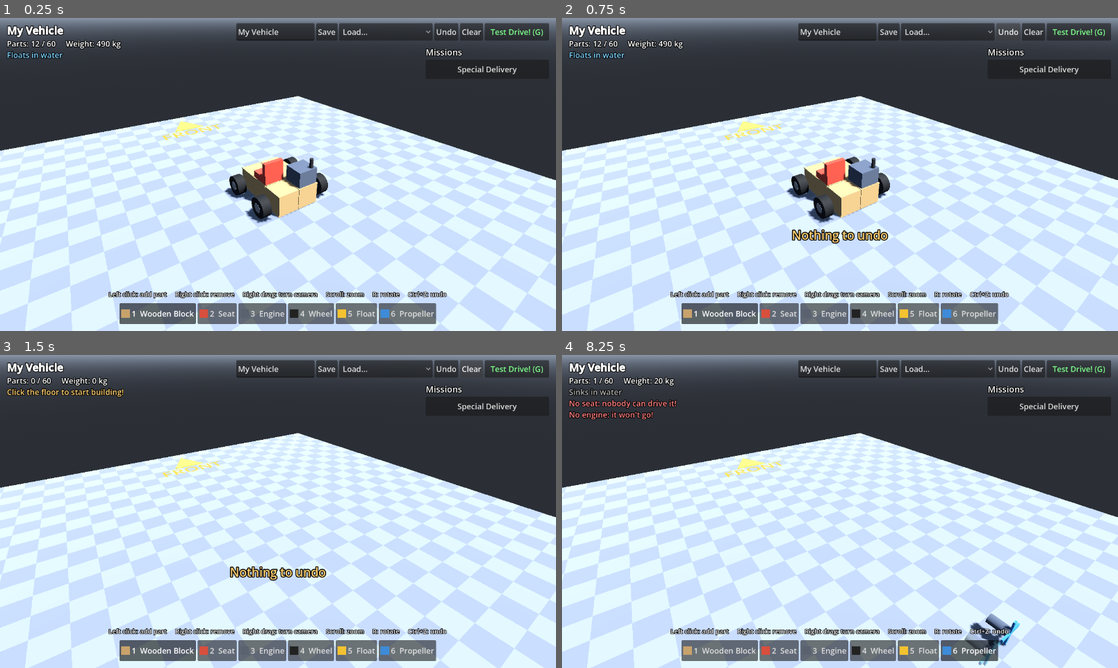
Above: before the commit, frames 1-4 (two rows, left to right).
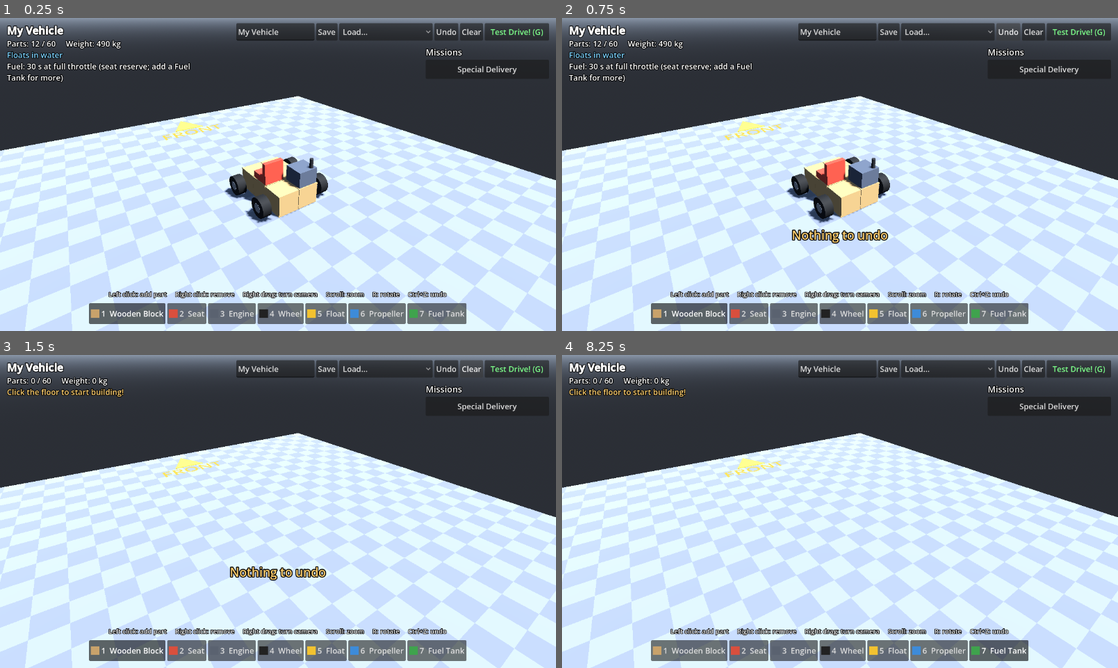
Above: after the commit, the same moments.

Repository: aaronrsiphone/Bodgeworks
Game: Godot game, scene res://garage/garage.tscn
Two runs of this game, one before a commit and one after it. Both use one fixed random seed, a clock stepped at 60 frames per second and the inputs below.
Inputs (mouse positions are in pixels of both pictures, inside the frame that each line leads up to):
- Up to frame 1 (0.25 s): no input
- Up to frame 2 (0.75 s): click "Undo" at 0.5 s
- Up to frame 3 (1.5 s): click "Clear" at 1.25 s
- Up to frame 4 (8.25 s): click "Test Drive! (G)" at 2 s; click "Special Delivery" at 2.75 s; click "1 Wooden Block" at 3.5 s; click "2 Seat" at 4.25 s; click "3 Engine" at 5 s; click "4 Wheel" at 5.75 s; click "5 Float" at 6.5 s; click "6 Propeller" at 7.25 s; click (1001, 649) at 8 s, where only the run after the commit has a clickable "7 Fuel Tank"

The runs differ from the first frame. In frame 1, 2.4% of the frame differs, in the area x 1-84%, y 14-98%; in frame 2, 2.4%; in frame 3, 1.8%; in frame 4, 3.3%, in the area x 1-84%, y 6-100%.

Commit message:
Add Fuel Tank part and fuel use (#7)
Engines burn fuel_use per second at full throttle, scaled by throttle.
With no fuel left, wheels and propellers stop pushing. Vehicles without
a tank get the seat's 30 s reserve so the starter buggy still works.
HUD fuel gauge (tank vehicles) and out-of-fuel warning; garage shows
'Fuel: N s at full throttle'. New drive_test 'fuel' scenario checks a
tiny-reserve buggy runs dry on time while a tank buggy keeps going.

Co-Authored-By: Claude Opus 5.5 <noreply@anthropic.com>
Claude-Session: https://claude.ai/code/session_01Wif9k2hoLBKFZPh5BDYLBJ

Diff:
--- a/data/parts.json
+++ b/data/parts.json
@@ -1,5 +1,5 @@
 {
-  "_comment": "The part catalog. Every part the game knows a …(247 unchanged characters)… eeps out of the water (0.2 = a fifth). Add a new part by copying one and changing the numbers.",
+  "_comment": "The part catalog. Every part the game knows a …(247 unchanged characters)… eeps out of the water (0.2 = a fifth). An engine's fuel_use is how much fuel it burns per second at full throttle. A fuel tank's capacity is how much fuel it holds. The seat's reserve_fuel is a little can under the seat, used only when the vehicle has no fuel tank at all. Add a new part by copying one and changing the numbers.",
 
   "block": {
     "name": "Wooden Block",
@@ -12,14 +12,14 @@
     "mass": 30,
     "buoyancy": 40,
     "color": "#d94f3d",
-    "seat": {}
+    "seat": { "reserve_fuel": 30 }
   },
   "engine": {
     "name": "Engine",
     "mass": 80,
     "buoyancy": 30,
     "color": "#5a6270",
-    "engine": { "force": 6000, "top_speed": 25 }
+    "engine": { "force": 6000, "top_speed": 25, "fuel_use": 1 }
   },
   "wheel": {
     "name": "Wheel",
@@ -40,5 +40,12 @@
     "buoyancy": 10,
     "color": "#3d8bd9",
     "thrust": { "force": 2500, "steer": 30, "air": 0.2 }
+  },
+  "fuel_tank": {
+    "name": "Fuel Tank",
+    "mass": 40,
+    "buoyancy": 60,
+    "color": "#3fa34d",
+    "fuel": { "capacity": 30 }
   }
 }
--- a/garage/garage.gd
+++ b/garage/garage.gd
@@ -296,9 +296,11 @@
 	var mass := 0.0
 	var buoyancy := 0.0
 	var count := {}
+	var defs := []
 	for cell in parts:
 		var id: String = parts[cell].part
 		var def := PartCatalog.get_part(id)
+		defs.append(def)
 		mass += float(def.get("mass", 0))
 		buoyancy += float(def.get("buoyancy", 0))
 		for behaviour in ["seat", "engine", "wheel", "thrust"]:
@@ -316,6 +318,10 @@
 			t += "[color=#ff8080]No seat: nobody can drive it![/color]\n"
 		if not count.has("engine"):
 			t += "[color=#ff8080]No engine: it won't go![/color]\n"
+		var f := Vehicle.fuel_for(defs)
+		var secs := Vehicle.fuel_seconds(f.capacity, f.use)
+		if f.use > 0.0:
+			t += "Fuel: %d s at full throttle%s\n" % [roundi(secs), "" if f.tanks > 0 else " (seat reserve; add a Fuel Tank for more)"]
 		if not count.has("wheel") and not count.has("thrust"):
 			t += "[color=#ff8080]No wheels or propellers: it can't move![/color]\n"
 	_info.text = t
--- /dev/null
+++ b/tests/blueprints/buggy_tank.json
@@ -0,0 +1,13 @@
+{
+  "_comment": "Test-only: the starter buggy with a fuel tank behind the seat.",
+  "name": "Tank Buggy (test)",
+  "parts": [
+    { "part": "block", "pos": [0, 0, 0] }, { "part": "block", "pos": [1, 0, 0] },
+    { "part": "block", "pos": [0, 0, 1] }, { "part": "block", "pos": [1, 0, 1] },
+    { "part": "block", "pos": [0, 0, 2] }, { "part": "block", "pos": [1, 0, 2] },
+    { "part": "seat", "pos": [0, 1, 1] }, { "part": "engine", "pos": [1, 1, 2] },
+    { "part": "fuel_tank", "pos": [0, 1, 2] },
+    { "part": "wheel", "pos": [-1, 0, 0] }, { "part": "wheel", "pos": [2, 0, 0] },
+    { "part": "wheel", "pos": [-1, 0, 2] }, { "part": "wheel", "pos": [2, 0, 2] }
+  ]
+}
--- a/tests/drive_test.gd
+++ b/tests/drive_test.gd
@@ -4,8 +4,8 @@
 ## Run:  godot --headless --path . --script res://tests/drive_test.gd
 ##   or: godot --headless --path . --script res://tests/drive_test.gd -- amphibian pond
 
-const SCENARIOS := ["straight", "turn", "pond", "ramp", "push", "pyramid", "swim"]
-const VEHICLES := ["buggy", "amphibian", "forklift"]
+const SCENARIOS := ["straight", "turn", "pond", "ramp", "push", "pyramid", "swim", "fuel"]
+const VEHICLES := ["buggy", "amphibian", "forklift", "buggy_tank"]
 const FRAMES := 600
 
 var main: Node
@@ -21,6 +21,10 @@
 var crate_closest_ahead := INF # ...and how close (negative = behind the vehicle)
 var crate_worst_side := 0.0 # ...and how far off to the side
 var failures := 0
+const FUEL_RESERVE := 2.0 # "fuel" scenario: a tiny seat reserve, so a tankless buggy runs dry fast
+var fuel_start := 0.0
+var fuel_out_at := -1.0 # seconds when the fuel hit zero (-1 = never)
+var top_speed_seen := 0.0
 
 
 func _initialize() -> void:
@@ -38,6 +42,8 @@
 		main.blueprints.assign(["res://data/blueprints/amphibian.json"])
 	if vehicle_arg == "forklift":
 		main.blueprints.assign(["res://tests/blueprints/forklift.json"])
+	if vehicle_arg == "buggy_tank":
+		main.blueprints.assign(["res://tests/blueprints/buggy_tank.json"])
 	root.add_child(main)
 	print("physics engine: ", ProjectSettings.get_setting("physics/3d/physics_engine"))
 
@@ -70,6 +76,11 @@
 		if scenario == "ramp":
 			# Line up on the boat ramp facing into the pond (+x).
 			v.global_transform = Transform3D(Basis(Vector3.UP, -PI / 2), Vector3(15, 1, -10))
+		if scenario == "fuel" and not v.has_tanks:
+			# Shrink the seat's reserve can, so it runs out after FUEL_RESERVE s of full throttle.
+			v.fuel_capacity = FUEL_RESERVE
+			v.fuel = FUEL_RESERVE
+		fuel_start = v.fuel
 		start_pos = v.global_position
 		last_heading = _heading(v)
 	match scenario:
@@ -95,6 +106,11 @@
 		"swim":
 			if frame > 30: Input.action_press("accelerate")
 			if frame > 120: Input.action_press("steer_left")
+		"fuel":
+			if frame > 60: Input.action_press("accelerate")
+			if fuel_out_at < 0.0 and v.fuel <= 0.0:
+				fuel_out_at = frame / 60.0
+			top_speed_seen = maxf(top_speed_seen, v.speed_kmh())
 	min_upright = minf(min_upright, v.global_basis.y.y)
 	if frame > 2:
 		var h := _heading(v)
@@ -113,6 +129,8 @@
 		print("t=%4.1fs pos=(%6.1f %5.2f %6.1f) speed=%5.1f km/h upright=%.2f wheels_down=%d heading=%4.0f" % [
 			frame / 60.0, v.global_position.x, v.global_position.y, v.global_position.z,
 			v.speed_kmh(), up.y, grounded, heading])
+		if scenario == "fuel":
+			print("        fuel=%.2f / %.0f" % [v.fuel, v.fuel_capacity])
 		if crate:
 			print("        crate=(%6.1f %5.2f %6.1f) %.1f m ahead" % [crate.position.x, crate.position.y, crate.position.z, (crate.position - v.global_position).dot(-v.global_basis.z)])
 	if frame == FRAMES:
@@ -142,6 +160,18 @@
 			check(moved >= 60.0, "drove up the boat ramp and on at least 60 m (%.1f m)" % moved)
 		"swim":
 			check(absf(turned) > 60.0, "heading changed by more than 60 deg in the water (%.0f deg)" % turned)
+		"fuel":
+			var speed := v.speed_kmh()
+			if v.has_tanks:
+				check(v.fuel > 0.0, "still has fuel after 9 s of full throttle (%.1f left)" % v.fuel)
+				var burned := fuel_start - v.fuel
+				check(absf(burned - 9.0 * v.fuel_use) < 0.5, "burned about %.1f fuel (%.1f)" % [9.0 * v.fuel_use, burned])
+				check(speed > 30.0, "kept driving to the end (%.0f km/h > 30)" % speed)
+			else:
+				# Throttle goes down at t = 1 s, so the reserve should run dry at 1 + reserve / use.
+				var expected := 1.0 + FUEL_RESERVE / v.fuel_use
+				check(absf(fuel_out_at - expected) < 0.2, "ran out of fuel at about %.1f s (%.2f s)" % [expected, fuel_out_at])
+				check(speed < 0.6 * top_speed_seen, "slowed down once the fuel ran out (%.0f km/h, best %.0f)" % [speed, top_speed_seen])
 		"pond":
 			if vehicle_arg == "amphibian":
 				check(moved >= 10.0, "swam at least 10 m across the pond (%.1f m)" % moved)
--- a/vehicle/vehicle.gd
+++ b/vehicle/vehicle.gd
@@ -10,6 +10,10 @@
 ##   everything -> buoyancy and drag when it is under water
 ## Pushing at the part's position (not the middle) is what makes off-centre
 ## thrust turn you and heavy parts tip you.
+##
+## Fuel: engines burn fuel while you hold the throttle (more throttle = more fuel).
+## When the fuel runs out, wheels and propellers stop pushing. A new vehicle
+## (respawn, mission restart, back to the garage) always starts with a full tank.
 
 const CELL := 1.0 # metres per grid cell
 # Physics layers (named in Project Settings > Layer Names > 3D Physics).
@@ -34,6 +38,10 @@
 var engine_force := 0.0
 var top_speed := 0.0
 var has_seat := false
+var fuel := 0.0 # fuel left
+var fuel_capacity := 0.0 # fuel when full
+var fuel_use := 0.0 # fuel burned per second at full throttle (all engines together)
+var has_tanks := false # false = running on the little reserve under the seat
 
 var _steer_angle := 0.0
 var _spring := 0.0
@@ -98,6 +106,12 @@
 	for p in parts:
 		_add_part(p, com)
 
+	var f := fuel_for(parts.map(func(p): return p.def))
+	fuel_capacity = f.capacity
+	fuel_use = f.use
+	has_tanks = f.tanks > 0
+	fuel = fuel_capacity
+
 	# Self-tuning suspension: soft enough to soak up bumps, stiff enough to carry the weight.
 	if not wheels.is_empty():
 		var travel: float = wheels[0].travel
@@ -165,7 +179,10 @@
 	var forward := -global_basis.z
 	var com_global := to_global(center_of_mass)
 	var speed := linear_velocity.dot(forward)
-	var powered := engine_force > 0.0 and has_seat
+	var powered := engine_force > 0.0 and has_seat and fuel > 0.0
+	if powered:
+		# Burn fuel in proportion to how hard you press the throttle.
+		fuel = maxf(fuel - fuel_use * absf(throttle) * delta, 0.0)
 
 	# Engines give less push as you approach top speed.
 	var taper := 1.0
@@ -295,5 +312,31 @@
 	state.angular_velocity = Vector3.ZERO
 
 
+## Adds up the fuel numbers for a list of part definitions (from parts.json).
+## Shared with the garage, so its "Fuel: N s" stat matches what really happens.
+## Returns {capacity, use, tanks}.
+static func fuel_for(defs: Array) -> Dictionary:
+	var capacity := 0.0
+	var reserve := 0.0
+	var use := 0.0
+	var tanks := 0
+	for def in defs:
+		if def.has("fuel"):
+			capacity += float(def.fuel.get("capacity", 0))
+			tanks += 1
+		if def.has("seat"):
+			reserve = maxf(reserve, float(def.seat.get("reserve_fuel", 0)))
+		if def.has("engine"):
+			use += float(def.engine.get("fuel_use", 0))
+	if tanks == 0:
+		capacity = reserve # no tank: you only get the little reserve can
+	return {"capacity": capacity, "use": use, "tanks": tanks}
+
+
+## How many seconds of full throttle the fuel lasts (INF if the engines burn nothing).
+static func fuel_seconds(capacity: float, use: float) -> float:
+	return INF if use <= 0.0 else capacity / use
+
+
 func speed_kmh() -> float:
 	return linear_velocity.length() * 3.6
--- a/world/main.gd
+++ b/world/main.gd
@@ -86,4 +86,11 @@
 		return
 	var keys := "R  flip upright     G  back to garage" if mission else "R  flip upright     Tab  next vehicle     G  back to garage"
 	hud.text = "%s   %d km/h   %d kg" % [vehicle.blueprint_name, roundi(vehicle.speed_kmh()), roundi(vehicle.mass)]
+	# Fuel gauge: only for vehicles with fuel tanks, but everyone hears when they run dry.
+	if vehicle.fuel_use > 0.0 and vehicle.fuel <= 0.0:
+		hud.text += "   OUT OF FUEL! (T restart / G garage)" if mission else "   OUT OF FUEL! (Tab / G to refill)"
+	elif vehicle.has_tanks and vehicle.fuel_capacity > 0.0:
+		var full := vehicle.fuel / vehicle.fuel_capacity
+		var bars := ceili(full * 10.0)
+		hud.text += "   Fuel [%s%s] %d%%" % ["|".repeat(bars), ".".repeat(10 - bars), roundi(full * 100.0)]
 	keys_label.text = "W/S  drive / reverse     A/D  steer     Space  brake\n" + keys
Not shown, changed: CLAUDE.md
Not shown, changed: docs/getting-started.md
Not shown, changed: docs/implementation-plan.md
Not shown, changed: tests/run_all.sh
